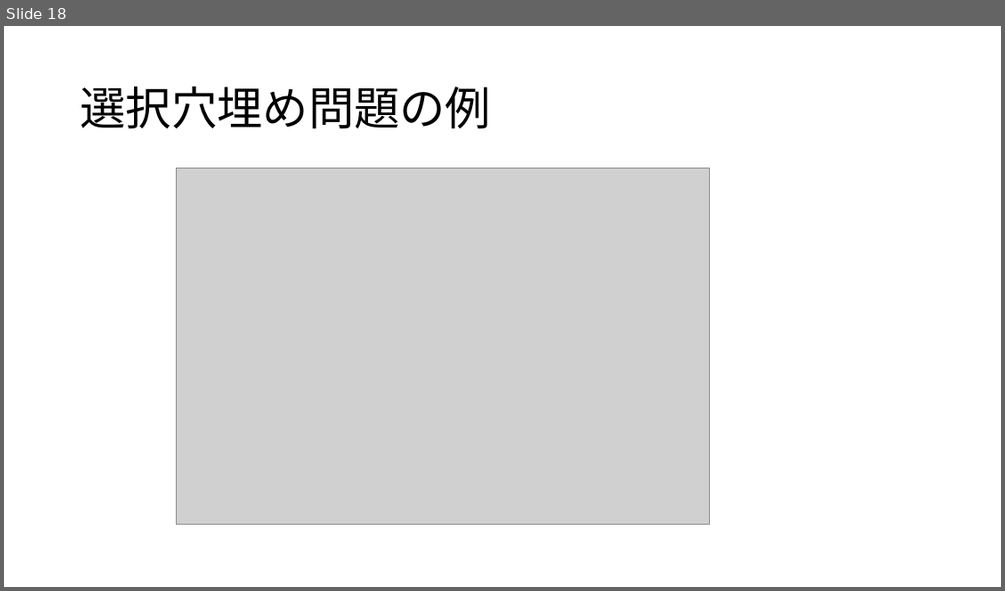
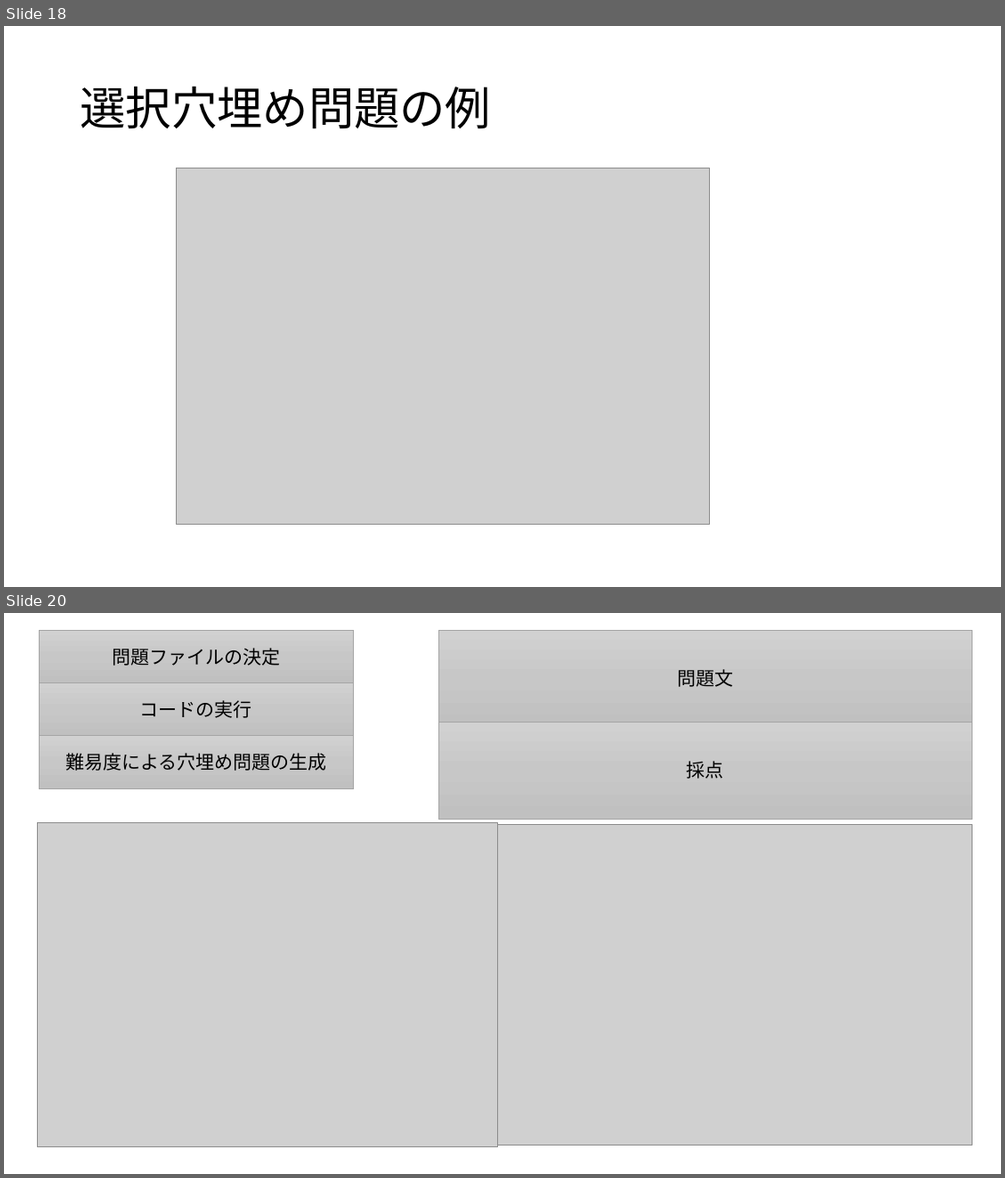
Before and after one commit to kait-takanolab/1821121-shimaoka-thesis, a slide deck: 1821121_shimaoka_thesis.pptx. Shown one above the other, each under a label of ours: slide 18 before the commit, slides 18 and 20 after it; the slides between them are not shown. The pictures are 1005x591 and 1005x1178 pixels, drawn with LibreOffice and Linux fonts; fonts in the diff are those of the drawing; grey boxes stand for pictures; background and template pictures are left out. Boxes give left, top, right and bottom in pixels: in the first picture for what was removed or moved away, otherwise in the second. Text is boxed around its words. In the diff, an @@ line names an element or a change of style, - is before the commit and + after.

```diff
--- a/1821121_shimaoka_thesis.pptx
+++ b/1821121_shimaoka_thesis.pptx
@@ slide 20 added at bbox=[4, 613, 1001, 1174], background #FFFFFF @@
@@ rectangle added at bbox=[39, 630, 353, 683], fill gradient #D2D2D2 to #C8C8C8 to #C0C0C0, outline #A5A5A5 0.5 pt, 18 pt, text #000000 @@
+問題ファイルの決定
@@ rectangle added at bbox=[438, 630, 972, 727], fill gradient #D2D2D2 to #C8C8C8 to #C0C0C0, outline #A5A5A5 0.5 pt, 18 pt, text #000000 @@
+問題文
@@ rectangle added at bbox=[39, 682, 353, 736], fill gradient #D2D2D2 to #C8C8C8 to #C0C0C0, outline #A5A5A5 0.5 pt, 18 pt, text #000000 @@
+コードの実行
@@ rectangle added at bbox=[39, 736, 353, 788], fill gradient #D2D2D2 to #C8C8C8 to #C0C0C0, outline #A5A5A5 0.5 pt, 18 pt, text #000000 @@
+難易度による穴埋め問題の生成
@@ rectangle added at bbox=[438, 722, 972, 819], fill gradient #D2D2D2 to #C8C8C8 to #C0C0C0, outline #A5A5A5 0.5 pt, 18 pt, text #000000 @@
+採点
@@ picture added at bbox=[38, 822, 498, 1147] @@
@@ picture added at bbox=[498, 825, 972, 1144] @@
```
Also in this commit, not shown: 1 slide changed, 2 other slides added, 1 slide removed, 1 other file.
